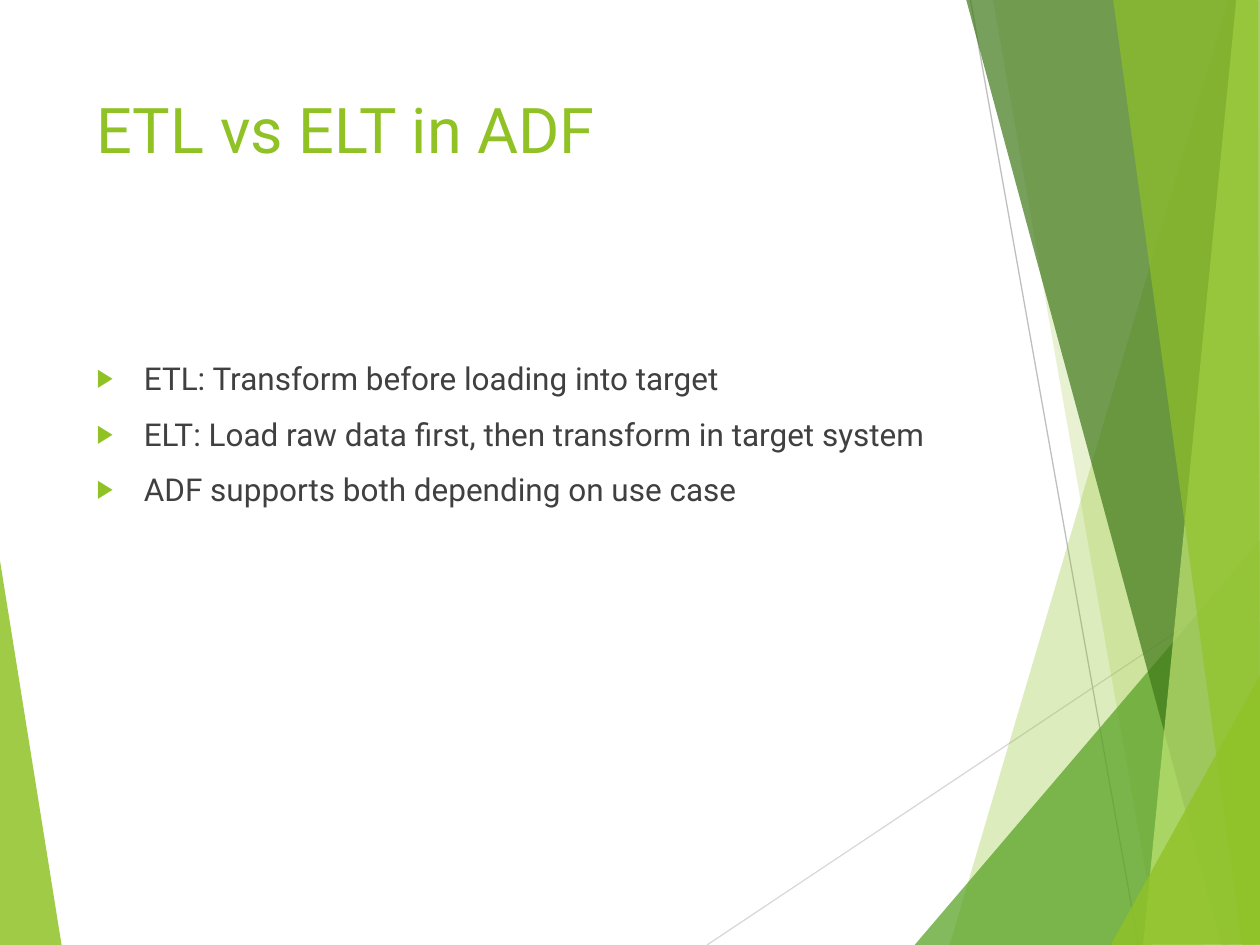
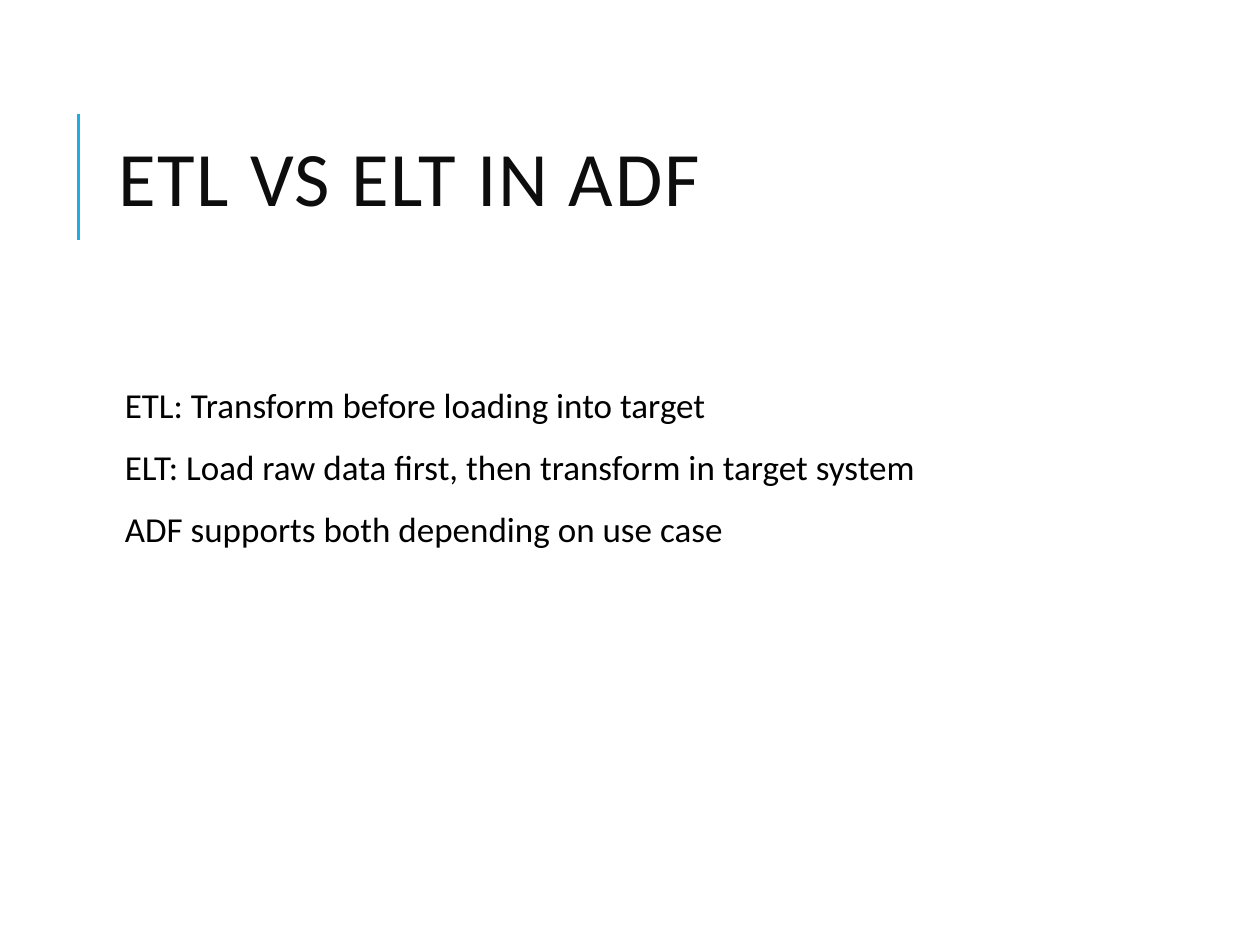
Before and after one commit to vivek1570/DE-Content-WithSnowflakes, a slide deck: slide 3 of Week-1/Day-3/Azure_Data_Factory_Overview.pptx. Drawn at 1260x945 pixels with LibreOffice and Linux fonts; fonts in the diff are those of the drawing. Boxes give left, top, right and bottom in pixels: in the first picture for what was removed or moved away, otherwise in the second. Text is boxed around its words. In the diff, an @@ line names an element or a change of style, - is before the commit and + after.

```diff
--- a/Week-1/Day-3/Azure_Data_Factory_Overview.pptx
+++ b/Week-1/Day-3/Azure_Data_Factory_Overview.pptx
@@ title "ETL VS ELT IN ADF" at (118,156,700,207): vertical alignment top to middle @@
@@ line added from (78, 239) to (78, 113), #1CADE4 1.5 pt @@
@@ title at (118,156,700,207): text changed; size 36 to 44 pt; font Roboto to Calibri; text colour #90C226 to #0D0D0D @@
-ETL vs ELT in ADF
+ETL VS ELT IN ADF
@@ text "ETL: Transform before loading into ...": place and size @@
-text "ETL: Transform before loading into ..." at (144,366,924,508)
+text "ETL: Transform before loading into ..." at (125,393,915,548)
@@ text "ETL: Transform before loading into ..." at (125,393,915,548): size 18 to 20 pt, font Roboto to Calibri, text colour #404040 to #000000; bullet ▶ to  ; line spacing 1 to 0.9; more space between paragraphs; bullet colour #90C226 to #1CADE4 @@
@@ group removed at (0,0,1260,945): 8 freeform shapes, 2 lines @@
```
Also in this commit, not shown: 11 other slides changed, 7 other files.
